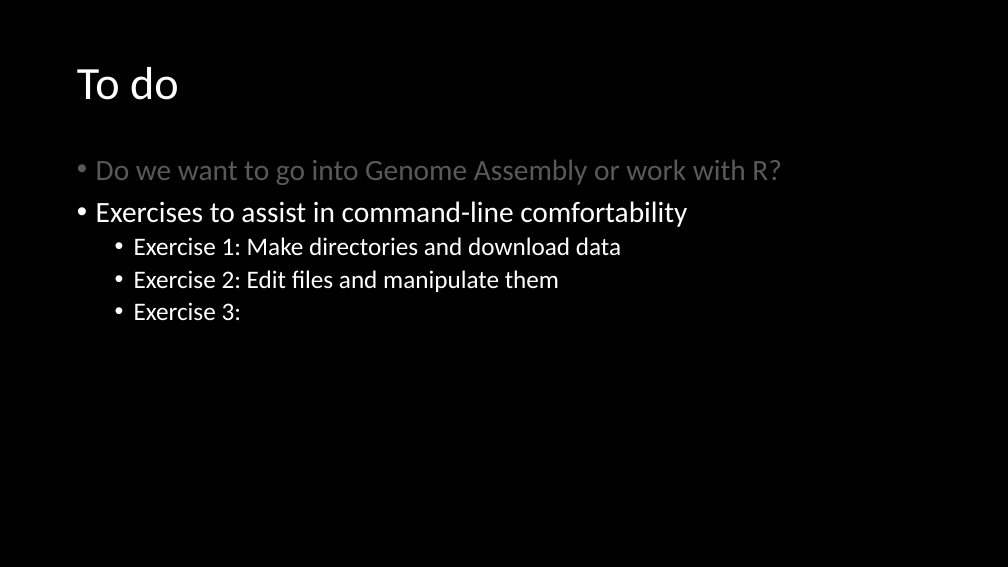
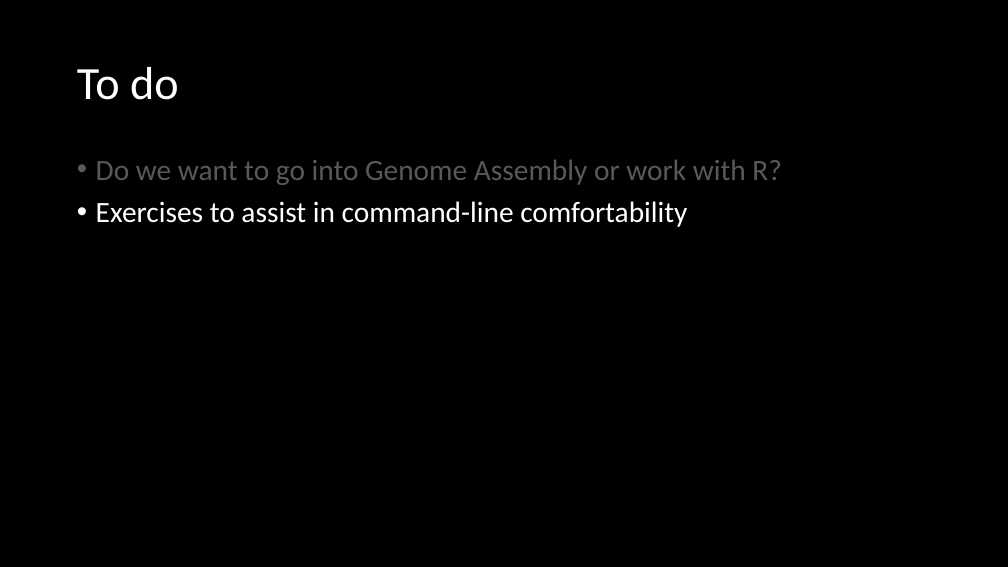
Before and after one commit to madmolecularman/MARC-Summer-2020, a slide deck: slide 13 of resources/coding/coding_necessities_2.pptx (slide 10 before the commit). Drawn at 1008x567 pixels with LibreOffice and Linux fonts; fonts in the diff are those of the drawing. Boxes give left, top, right and bottom in pixels: in the first picture for what was removed or moved away, otherwise in the second. Text is boxed around its words. In the diff, an @@ line names an element or a change of style, - is before the commit and + after.

```diff
--- a/resources/coding/coding_necessities_2.pptx
+++ b/resources/coding/coding_necessities_2.pptx
@@ text at bbox=[134, 237, 621, 320]: paragraphs removed @@
-  • Exercise 1: Make directories and download data
-  • Exercise 2: Edit files and manipulate them
-  • Exercise 3:
```
Also in this commit, not shown: 4 other slides changed, 4 slides added, 3 slides removed, 1 other file.
